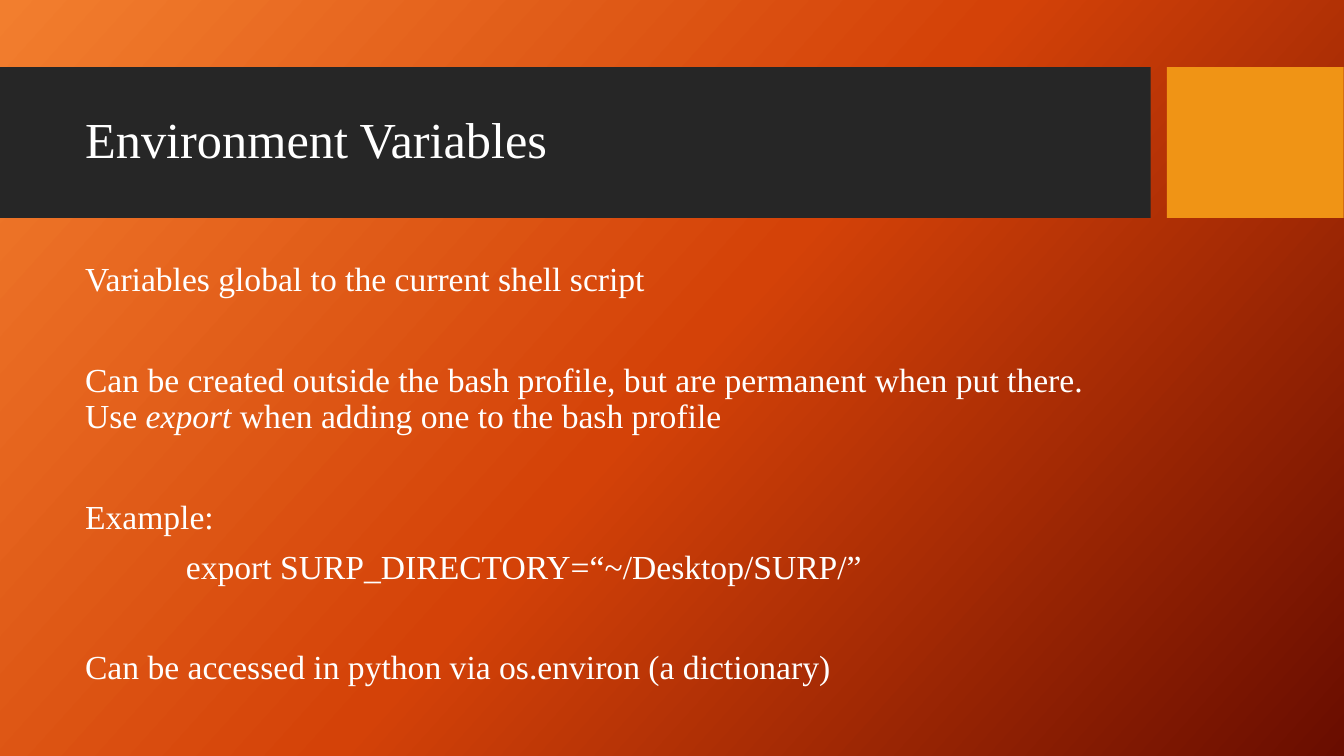
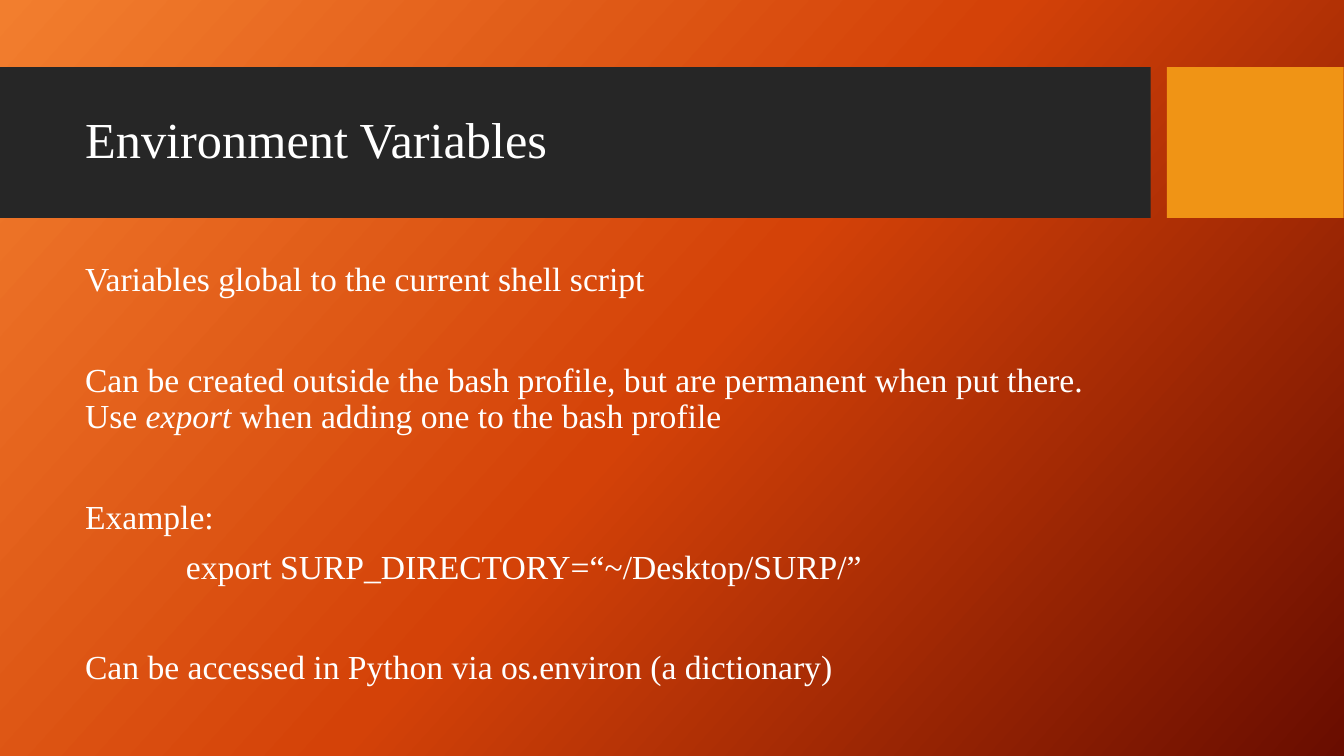
Before and after one commit to giganano/PythonBootcamp, a slide deck: slide 17 of slides/terminal.pptx. Drawn at 1344x756 pixels with LibreOffice and Linux fonts; fonts in the diff are those of the drawing; background and template pictures are left out. Boxes give left, top, right and bottom in pixels: in the first picture for what was removed or moved away, otherwise in the second. Text is boxed around its words. In the diff, an @@ line names an element or a change of style, - is before the commit and + after.

```diff
--- a/slides/terminal.pptx
+++ b/slides/terminal.pptx
@@ text at bbox=[85, 655, 832, 686]: text changed @@
-Can be accessed in python via os.environ (a dictionary)
+Can be accessed in Python via os.environ (a dictionary)
```
Also in this commit, not shown: 4 other slides changed, 17 other files.
